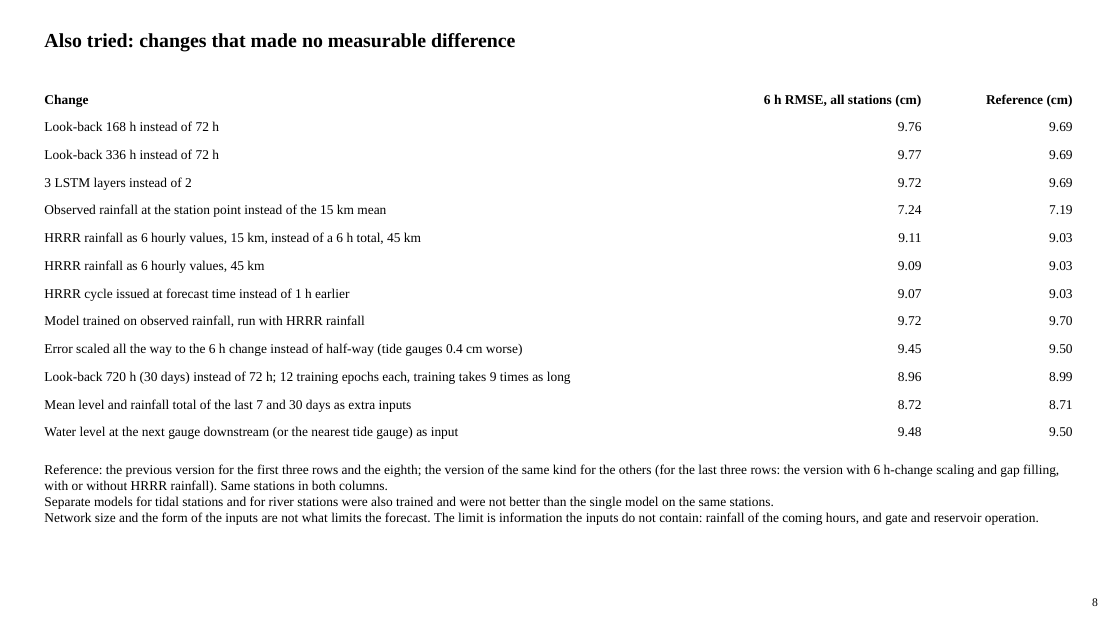
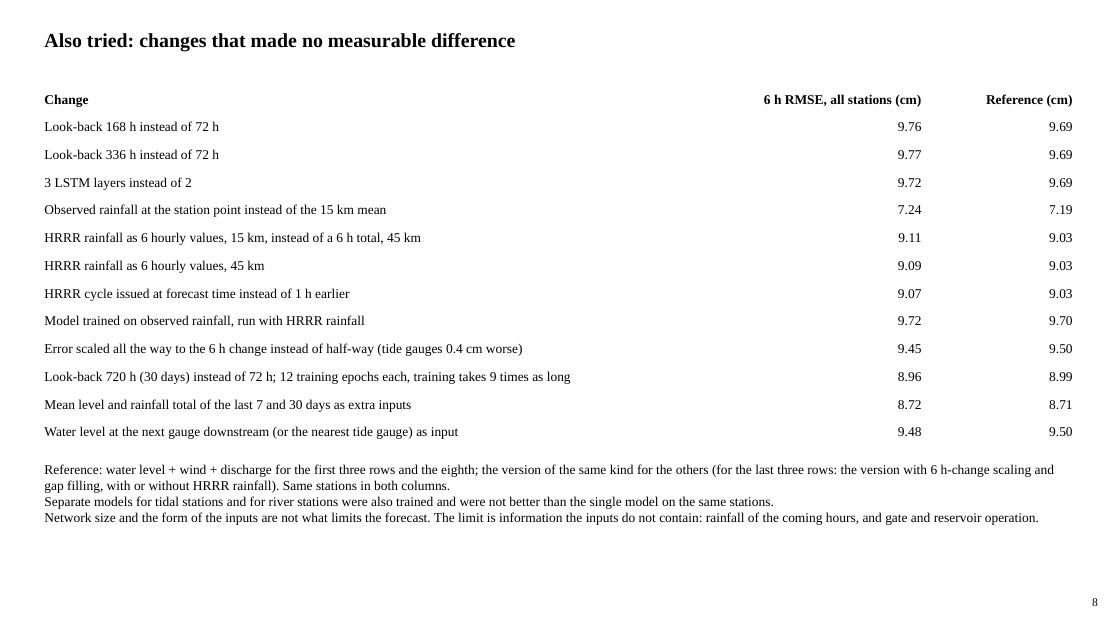
Before and after one commit to LaurenW1997/subdomainLSTM, a slide deck: slide 8 of deliverables/17_versions/version_comparison.pptx. Drawn at 1120x630 pixels with LibreOffice and Linux fonts; fonts in the diff are those of the drawing. Boxes give left, top, right and bottom in pixels: in the first picture for what was removed or moved away, otherwise in the second. Text is boxed around its words. In the diff, an @@ line names an element or a change of style, - is before the commit and + after.

```diff
--- a/deliverables/17_versions/version_comparison.pptx
+++ b/deliverables/17_versions/version_comparison.pptx
@@ text at [44,464,1054,493]: text changed @@
-Reference: the previous version for the first three rows and the eighth; the version of the same kind for the others (for the last three rows: the version with 6 h-change scaling and gap filling, with or without HRRR rainfall). Same stations in both columns.
+Reference: water level + wind + discharge for the first three rows and the eighth; the version of the same kind for the others (for the last three rows: the version with 6 h-change scaling and gap filling, with or without HRRR rainfall). Same stations in both columns.
```
Also in this commit, not shown: 12 other slides changed, 34 other files.
